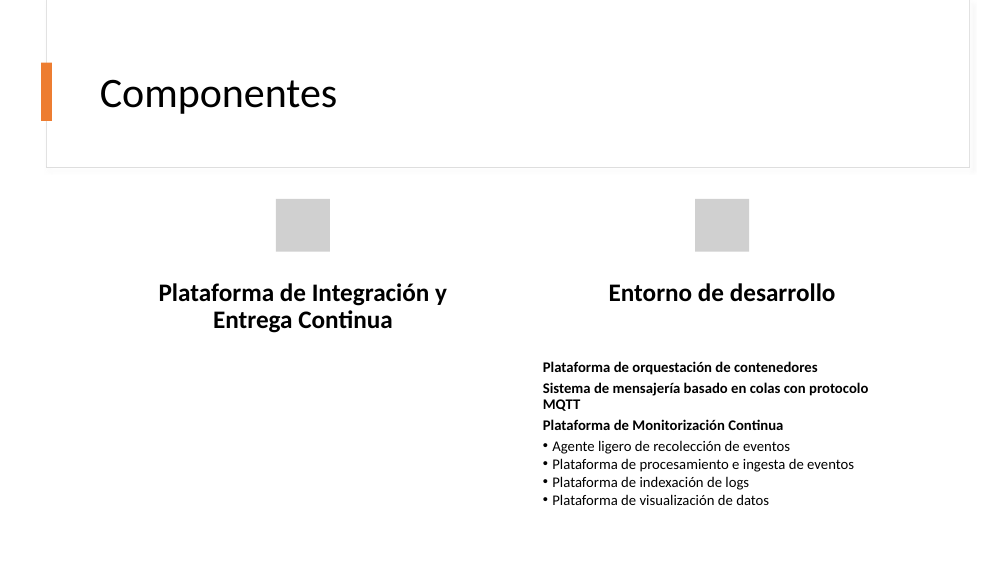
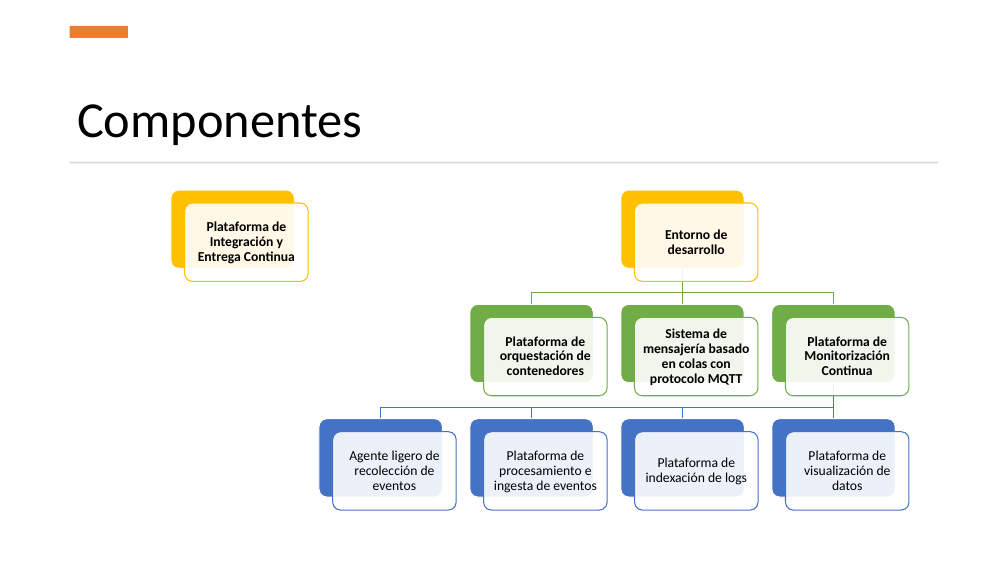
Before and after one commit to alfonsodiezramirez-upm/vagrant-ELK-edgeCluster, a slide deck: slide 17 of Presentación PFM.pptx. Drawn at 1008x567 pixels with LibreOffice and Linux fonts; fonts in the diff are those of the drawing; grey boxes stand for pictures. Boxes give left, top, right and bottom in pixels: in the first picture for what was removed or moved away, otherwise in the second. Text is boxed around its words. In the diff, an @@ line names an element or a change of style, - is before the commit and + after.

```diff
--- a/Presentación PFM.pptx
+++ b/Presentación PFM.pptx
@@ rectangle removed at box(46, 1, 969, 168) @@
@@ rectangle removed at box(47, 0, 969, 166) @@
@@ rectangle added at box(70, 26, 128, 38), fill #ED7D31 @@
@@ title "Componentes": place and size @@
-title "Componentes" at box(100, 79, 338, 114)
+title "Componentes" at box(77, 104, 362, 145)
@@ title "Componentes" at box(77, 104, 362, 145): size 40 to 48 pt; vertical alignment middle to bottom @@
@@ rectangle removed at box(42, 63, 52, 121) @@
@@ rectangle added at box(70, 162, 938, 163), fill #D5D5D5 @@
@@ text "Plataforma de Integración y Entrega ..." at box(198, 221, 295, 264): size 24 to 13 pt; less space between paragraphs; vertical alignment top to middle @@
@@ text "Plataforma de Integración y Entrega ...": place and size @@
-text "Plataforma de Integración y Entrega ..." at box(159, 283, 447, 333)
+text "Plataforma de Integración y Entrega ..." at box(198, 221, 295, 264)
@@ picture removed at box(276, 199, 330, 252) @@
@@ text "Entorno de desarrollo": place and size @@
-text "Entorno de desarrollo" at box(609, 283, 836, 302)
+text "Entorno de desarrollo" at box(665, 229, 727, 254)
@@ text "Entorno de desarrollo" at box(665, 229, 727, 254): size 24 to 13 pt; less space between paragraphs; vertical alignment top to middle @@
@@ picture removed at box(696, 199, 750, 252) @@
@@ text removed at box(543, 361, 868, 505) @@
-Plataforma de orquestación de contenedores
-Sistema de mensajería basado en colas con protocolo MQTT
-Plataforma de Monitorización Continua
-  • Agente ligero de recolección de eventos
-  • Plataforma de procesamiento e ingesta de eventos
-  • Plataforma de indexación de logs
-  • Plataforma de visualización de datos
@@ group added at box(171, 190, 909, 510): 18 rounded rectangles, 7 freeform shapes, 7 texts @@
+Plataforma de orquestación de contenedores
+Sistema de mensajería basado en colas con protocolo MQTT
+Plataforma de Monitorización Continua
+Agente ligero de recolección de eventos
+Plataforma de procesamiento e ingesta de eventos
+Plataforma de indexación de logs
+Plataforma de visualización de datos
```
Also in this commit, not shown: 1 other slide changed, 6 slides added.
